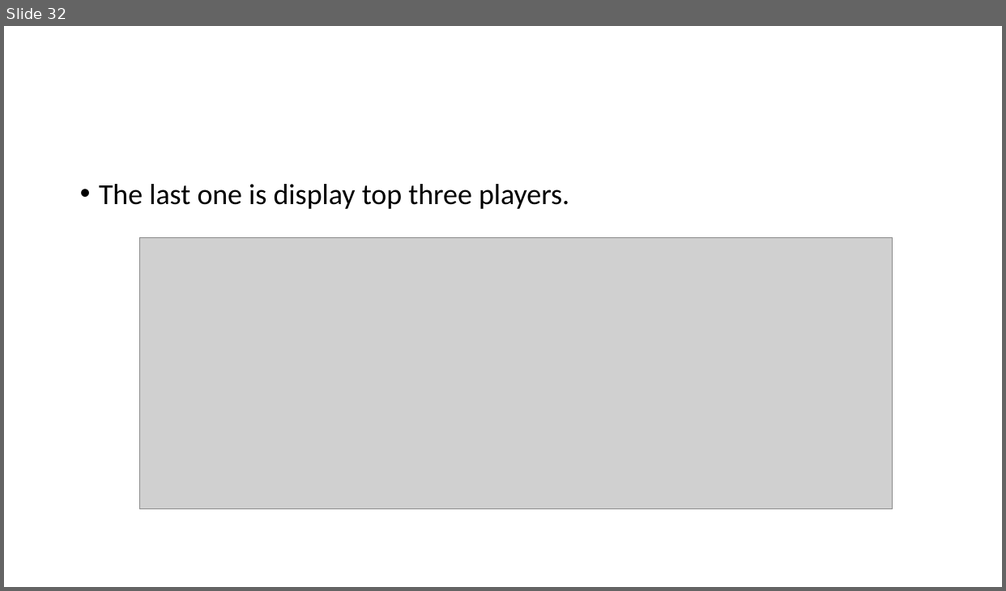
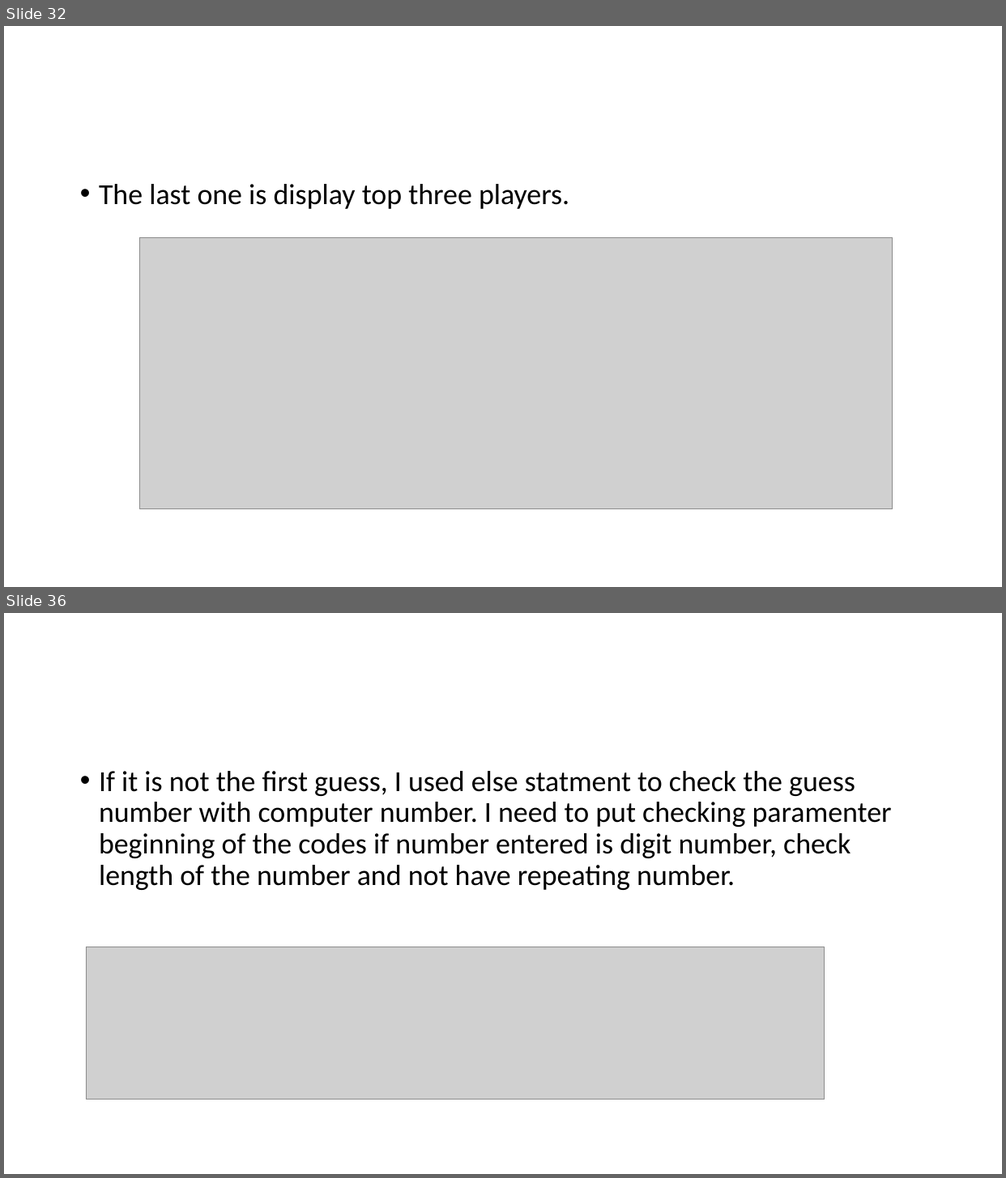
Before and after one commit to serteri/Guess_number, a slide deck: Slide/Terminal App_slide.pptx. Shown one above the other, each under a label of ours: slide 32 before the commit, slides 32 and 36 after it; the slides between them are not shown. The pictures are 1006x591 and 1006x1178 pixels, drawn with LibreOffice and Linux fonts; fonts in the diff are those of the drawing; grey boxes stand for pictures. Boxes give left, top, right and bottom in pixels: in the first picture for what was removed or moved away, otherwise in the second. Text is boxed around its words. In the diff, an @@ line names an element or a change of style, - is before the commit and + after.

```diff
--- a/Slide/Terminal App_slide.pptx
+++ b/Slide/Terminal App_slide.pptx
@@ slide 36 added at [4,613,1002,1174], background #FFFFFF @@
@@ text added at [99,771,892,890], 28 pt, text #000000 @@
+• If it is not the first guess, I used else statment to check the guess number with computer number. I need to put checking paramenter beginning of the codes if number entered is digit number, check length of the number and not have repeating number.
@@ picture added at [87,947,825,1100] @@
```
Also in this commit, not shown: 12 other slides added, 16 other files.
